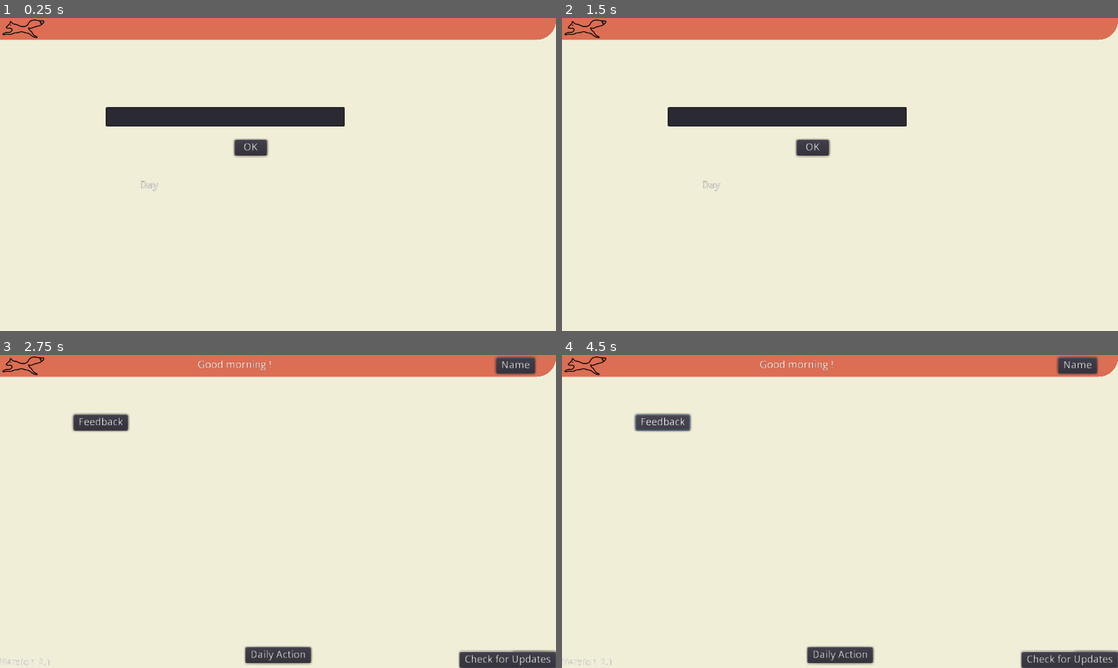
Above: before the commit, frames 1-4 (two rows, left to right).
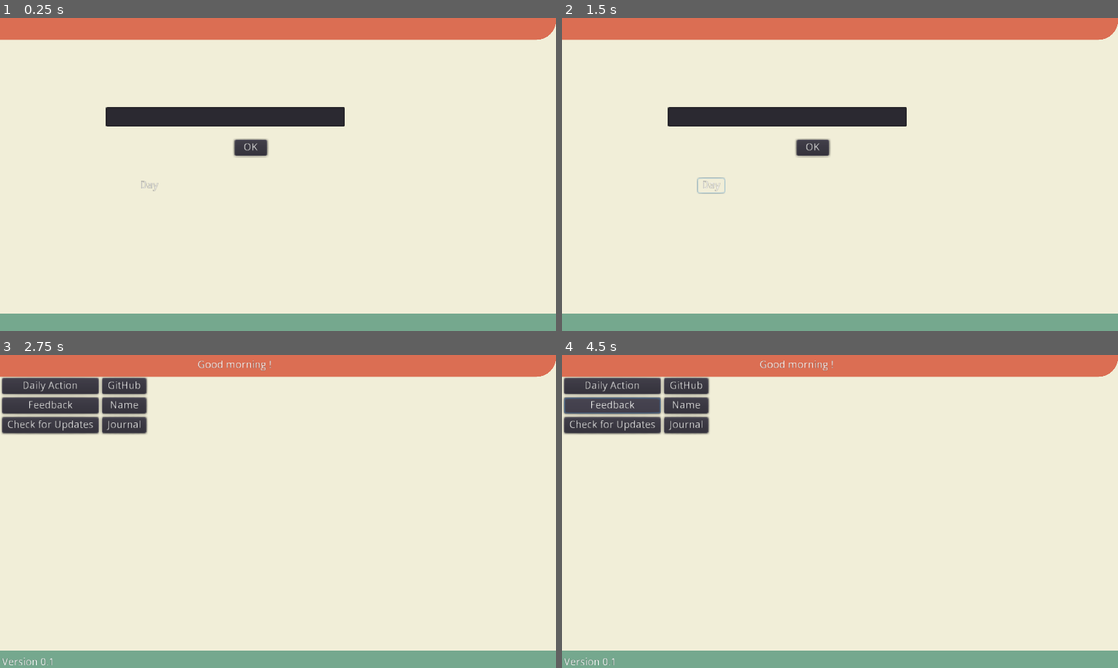
Above: after the commit, the same moments.

Repository: hobbesjaap/wellbeingapp
Game: Godot game, scene res://start_screen.tscn
The game is run twice, just before and just after one commit, with the same random seed, the same clock (stepped at 60 frames per second) and the same inputs.
Inputs:
- Up to frame 1 (0.25 s): no input
- Up to frame 2 (1.5 s): click "Day" at 0.5 s; click "OK" at 1.25 s
- Up to frame 3 (2.75 s): click "OK" at 2 s
- Up to frame 4 (4.5 s): click "Daily Action" at 2.75 s; click "GitHub" at 3.5 s; click "Feedback" at 4.25 s

The runs differ from the first frame. In frame 1, 5.7% of the frame differs, in the area x 0-100%, y 0-100%; in frame 2, 5.7%; in frame 3, 11%; in frame 4, 11%.
Error before the commit: Invalid operands 'Nil' and 'int' in operator '>'. (res://start_menu.gd:24)

Commit message:
refactoring node control into separate script + cleared out warnings and errors

Diff:
--- a/godot/button_email_feedback.gd
+++ b/godot/button_email_feedback.gd
@@ -18,4 +18,4 @@
 
 func _on_button_email_feedback_pressed():
 # warning-ignore:return_value_discarded
-	OS.shell_open("mailto:feedback@jaapmarsman.com")
+	var _error = OS.shell_open("mailto:feedback@jaapmarsman.com")
--- a/godot/button_name.gd
+++ b/godot/button_name.gd
@@ -5,9 +5,8 @@
 
 # referencing nodes for menu switching
 
-onready var start_menu = get_node("/root/main_screen/start_menu")
-onready var user_details = get_node("/root/main_screen/user_details")
-
+onready var node_variables = get_node("/root/NodeVariables")
+onready var ui_control = get_node("/root/UiControl")
 
 # Called when the node enters the scene tree for the first time.
 func _ready():
@@ -21,5 +20,4 @@
 # makes the start menu disappear and the user menu appear
 
 func _on_button_name_pressed():
-	start_menu.visible = false
-	user_details.visible = true
+	ui_control.show_user_menu()
--- a/godot/button_open_github.gd
+++ b/godot/button_open_github.gd
@@ -4,7 +4,6 @@
 # Declare member variables here. Examples:
 # var a = 2
 # var b = "text"
-
 
 # Called when the node enters the scene tree for the first time.
 #func _ready():
@@ -16,4 +15,4 @@
 
 
 func _on_button_open_github_pressed():
-	OS.shell_open("https://github.com/hobbesjaap/wellbeingapp")
+	var _error = OS.shell_open("https://github.com/hobbesjaap/wellbeingapp")
--- a/godot/button_user_save.gd
+++ b/godot/button_user_save.gd
@@ -2,11 +2,9 @@
 
 var config = ConfigFile.new()
 
+onready var node_variables = get_node("/root/NodeVariables")
+onready var user_info = get_node("/root/UserValues")
 onready var user_name = get_node("%textbox_user_name")
-onready var user_info = get_node("/root/UserValues")
-onready var main_screen = get_node("/root/main_screen")
-onready var start_menu = get_node("/root/main_screen/start_menu")
-onready var user_menu = get_node("/root/main_screen/user_details")
 
 # Called when the node enters the scene tree for the first time.
 func _ready():
@@ -35,9 +33,9 @@
 
 	config.save("user://user.ini")
 
-	main_screen.visible = true
-	start_menu.visible = true
-	user_menu.visible = false
+	node_variables.main_screen.visible = true
+	node_variables.start_menu.visible = true
+	node_variables.user_menu.visible = false
 
 # Need to do a "This thing can't be empty" code
 # Most likely here. A if .text = null, then,
--- a/godot/main_screen.gd
+++ b/godot/main_screen.gd
@@ -1,8 +1,8 @@
 extends CanvasLayer
 
+
+onready var node_variables = get_node("/root/NodeVariables")
 onready var ui_control = get_node("/root/UiControl")
-onready var user_name = get_node("%textbox_user_name")
-
 onready var user_info = get_node("/root/UserValues")
 
 var config = ConfigFile.new()
@@ -23,7 +23,7 @@
 
 	# define variables from ini file
 		user_info.user_first_name = config.get_value("User", "user_name")
-		user_name.text = user_info.user_first_name
+		node_variables.user_name.text = user_info.user_first_name
 
 # Iterate over all sections.
 #	for player in config.get_sections():
--- /dev/null
+++ b/godot/node_variables.gd
@@ -0,0 +1,17 @@
+extends Node
+
+
+onready var main_screen = get_node("/root/main_screen")
+onready var start_menu = get_node("/root/main_screen/UI/top_container/menus_container/start_menu")
+onready var user_menu = get_node("/root/main_screen/UI/top_container/menus_container/user_details")
+onready var user_name = get_node("/root/main_screen/UI/top_container/menus_container/user_details/textbox_user_name")
+
+
+# Called when the node enters the scene tree for the first time.
+func _ready():
+	pass # Replace with function body.
+
+
+# Called every frame. 'delta' is the elapsed time since the previous frame.
+#func _process(delta):
+#	pass
--- a/godot/project.godot
+++ b/godot/project.godot
@@ -20,6 +20,7 @@
 UserValues="*res://user_values.gd"
 ProgramValues="*res://program_values.gd"
 UiControl="*res://ui_control.gd"
+NodeVariables="*res://node_variables.gd"
 
 [display]
 
@@ -27,7 +28,7 @@
 window/size/height=720
 window/energy_saving/keep_screen_on=false
 window/stretch/mode="2d"
-window/stretch/aspect="keep_height"
+window/stretch/aspect="expand"
 
 [gui]
 
--- a/godot/start_menu.gd
+++ b/godot/start_menu.gd
@@ -6,7 +6,7 @@
 
 
 func _ready():
-	$HTTPRequest.connect("request_completed", self, "_on_request_completed")
+#	$HTTPRequest.connect("request_completed", self, "_on_request_completed")
 	$version_label.text = str(program_info.current_version)
 
 
@@ -18,7 +18,7 @@
 	$HTTPRequest.request("https://raw.githubusercontent.com/hobbesjaap/wellbeingapp/main/version_info.csv")
 
 
-func _on_HTTPRequest_request_completed(result, response_code, headers, body):
+func _on_HTTPRequest_request_completed(_result, _response_code, _headers, body):
 	var json = JSON.parse(body.get_string_from_utf8())
 	program_info.web_release_version = json.result
 	if program_info.web_release_version > program_info.release_version:
--- /dev/null
+++ b/godot/start_menu.tscn
@@ -0,0 +1,102 @@
+[gd_scene load_steps=5 format=2]
+
+[ext_resource path="res://start_menu.gd" type="Script" id=1]
+[ext_resource path="res://button_name.gd" type="Script" id=2]
+[ext_resource path="res://button_email_feedback.gd" type="Script" id=3]
+[ext_resource path="res://button_open_github.gd" type="Script" id=4]
+
+[node name="start_menu" type="CanvasLayer"]
+script = ExtResource( 1 )
+
+[node name="MarginContainer" type="MarginContainer" parent="."]
+anchor_right = 1.0
+anchor_bottom = 1.0
+margin_left = 5.0
+margin_top = 53.0
+margin_right = -943.0
+margin_bottom = -540.0
+
+[node name="GridContainer" type="GridContainer" parent="MarginContainer"]
+margin_right = 332.0
+margin_bottom = 127.0
+columns = 2
+
+[node name="button_daily_action" type="Button" parent="MarginContainer/GridContainer"]
+margin_right = 222.0
+margin_bottom = 37.0
+size_flags_horizontal = 3
+size_flags_vertical = 3
+text = "Daily Action"
+
+[node name="button_open_github" type="Button" parent="MarginContainer/GridContainer"]
+margin_left = 230.0
+margin_right = 332.0
+margin_bottom = 37.0
+size_flags_horizontal = 3
+size_flags_vertical = 3
+text = "GitHub"
+script = ExtResource( 4 )
+
+[node name="button_email_feedback" type="Button" parent="MarginContainer/GridContainer"]
+margin_top = 45.0
+margin_right = 222.0
+margin_bottom = 82.0
+size_flags_horizontal = 3
+size_flags_vertical = 3
+text = "Feedback"
+script = ExtResource( 3 )
+
+[node name="button_name" type="Button" parent="MarginContainer/GridContainer"]
+margin_left = 230.0
+margin_top = 45.0
+margin_right = 332.0
+margin_bottom = 82.0
+size_flags_horizontal = 3
+size_flags_vertical = 3
+text = "Name"
+script = ExtResource( 2 )
+
+[node name="button_update_check" type="Button" parent="MarginContainer/GridContainer"]
+margin_top = 90.0
+margin_right = 222.0
+margin_bottom = 127.0
+size_flags_horizontal = 3
+size_flags_vertical = 3
+text = "Check for Updates"
+
+[node name="button_journal" type="Button" parent="MarginContainer/GridContainer"]
+margin_left = 230.0
+margin_top = 90.0
+margin_right = 332.0
+margin_bottom = 127.0
+size_flags_horizontal = 3
+size_flags_vertical = 3
+text = "Journal"
+
+[node name="welcome_title" type="RichTextLabel" parent="."]
+anchor_left = 0.5
+anchor_right = 0.5
+margin_left = -185.0
+margin_top = 11.0
+margin_right = 185.0
+margin_bottom = 42.0
+text = "Good morning, Jaap!
+"
+scroll_active = false
+
+[node name="HTTPRequest" type="HTTPRequest" parent="."]
+
+[node name="version_label" type="Label" parent="."]
+anchor_top = 1.0
+anchor_bottom = 1.0
+margin_left = 5.0
+margin_top = -25.0
+margin_right = 1280.0
+margin_bottom = 5.0
+text = "Version"
+
+[connection signal="pressed" from="MarginContainer/GridContainer/button_open_github" to="MarginContainer/GridContainer/button_open_github" method="_on_button_open_github_pressed"]
+[connection signal="pressed" from="MarginContainer/GridContainer/button_email_feedback" to="MarginContainer/GridContainer/button_email_feedback" method="_on_button_email_feedback_pressed"]
+[connection signal="pressed" from="MarginContainer/GridContainer/button_name" to="MarginContainer/GridContainer/button_name" method="_on_button_name_pressed"]
+[connection signal="pressed" from="MarginContainer/GridContainer/button_update_check" to="." method="_on_button_update_check_pressed"]
+[connection signal="request_completed" from="HTTPRequest" to="." method="_on_HTTPRequest_request_completed"]
--- a/godot/start_screen.tscn
+++ b/godot/start_screen.tscn
@@ -1,16 +1,15 @@
-[gd_scene load_steps=9 format=2]
+[gd_scene load_steps=6 format=2]
 
 [ext_resource path="res://main_screen.gd" type="Script" id=1]
-[ext_resource path="res://button_open_github.gd" type="Script" id=2]
-[ext_resource path="res://button_email_feedback.gd" type="Script" id=3]
-[ext_resource path="res://start_menu.gd" type="Script" id=4]
-[ext_resource path="res://button_name.gd" type="Script" id=5]
-[ext_resource path="res://button_user_save.gd" type="Script" id=6]
-[ext_resource path="res://icons/noun-running-fox-4332379.svg" type="Texture" id=7]
+[ext_resource path="res://user_details.tscn" type="PackedScene" id=2]
+[ext_resource path="res://start_menu.tscn" type="PackedScene" id=3]
 
 [sub_resource type="StyleBoxFlat" id=1]
 bg_color = Color( 0.862745, 0.435294, 0.329412, 1 )
 corner_radius_bottom_right = 45
+
+[sub_resource type="StyleBoxFlat" id=2]
+bg_color = Color( 0.462745, 0.662745, 0.560784, 1 )
 
 [node name="main_screen" type="CanvasLayer"]
 script = ExtResource( 1 )
@@ -22,121 +21,27 @@
 anchor_bottom = 1.0
 color = Color( 0.94902, 0.937255, 0.85098, 1 )
 
-[node name="top_container" type="VBoxContainer" parent="UI"]
-anchor_right = 1.0
-anchor_bottom = 1.0
-
-[node name="top_bar" type="Panel" parent="UI/top_container"]
+[node name="top_bar" type="Panel" parent="UI"]
 margin_right = 1280.0
 margin_bottom = 50.0
 rect_min_size = Vector2( 0, 50 )
 custom_styles/panel = SubResource( 1 )
 
-[node name="Noun-running-fox-4332380" type="Sprite" parent="UI/top_container"]
-position = Vector2( 54, 25 )
-texture = ExtResource( 7 )
-
-[node name="start_menu" type="CanvasLayer" parent="."]
-script = ExtResource( 4 )
-
-[node name="button_daily_action" type="Button" parent="start_menu"]
-anchor_left = 0.5
-anchor_top = 1.0
-anchor_right = 0.5
-anchor_bottom = 1.0
-margin_left = -75.5
-margin_top = -48.0
-margin_right = 75.5
-margin_bottom = -11.0
-text = "Daily Action"
-
-[node name="welcome_title" type="RichTextLabel" parent="start_menu"]
-anchor_left = 0.5
-anchor_right = 0.5
-margin_left = -185.0
-margin_top = 11.0
-margin_right = 185.0
-margin_bottom = 42.0
-text = "Good morning, Jaap!
-"
-scroll_active = false
-
-[node name="button_open_github" type="Button" parent="start_menu"]
-anchor_left = 1.0
-anchor_top = 1.0
+[node name="top_container" type="VBoxContainer" parent="UI"]
 anchor_right = 1.0
 anchor_bottom = 1.0
-margin_left = -100.0
-margin_top = -37.0
-text = "GitHub"
-script = ExtResource( 2 )
+margin_top = 52.0
+margin_bottom = -41.0
 
-[node name="button_email_feedback" type="Button" parent="start_menu"]
-margin_left = 169.0
-margin_top = 137.0
-margin_right = 241.0
-margin_bottom = 157.0
-text = "Feedback"
-script = ExtResource( 3 )
+[node name="menus_container" type="VBoxContainer" parent="UI/top_container"]
+margin_right = 1280.0
 
-[node name="button_name" type="Button" parent="start_menu"]
-anchor_left = 1.0
-anchor_right = 1.0
-margin_left = -138.0
-margin_top = 6.0
-margin_right = -48.0
-margin_bottom = 43.0
-text = "Name"
-script = ExtResource( 5 )
+[node name="start_menu" parent="UI/top_container/menus_container" instance=ExtResource( 3 )]
 
-[node name="HTTPRequest" type="HTTPRequest" parent="start_menu"]
+[node name="user_details" parent="UI/top_container/menus_container" instance=ExtResource( 2 )]
 
-[node name="button_update_check" type="Button" parent="start_menu"]
-anchor_left = 1.0
-anchor_top = 1.0
-anchor_right = 1.0
-anchor_bottom = 1.0
-margin_left = -222.0
-margin_top = -37.0
-text = "Check for Updates"
-
-[node name="version_label" type="Label" parent="start_menu"]
-anchor_top = 1.0
-anchor_bottom = 1.0
-margin_top = -25.0
-margin_right = 82.0
-text = "Version"
-
-[node name="user_details" type="CanvasLayer" parent="."]
-visible = false
-
-[node name="button_user_save" type="Button" parent="user_details"]
-margin_left = 540.0
-margin_top = 280.0
-margin_right = 615.0
-margin_bottom = 317.0
-text = "OK"
-script = ExtResource( 6 )
-
-[node name="textbox_user_name" type="LineEdit" parent="user_details"]
-unique_name_in_owner = true
-margin_left = 244.0
-margin_top = 205.0
-margin_right = 794.0
-margin_bottom = 250.0
-caret_blink = true
-caret_blink_speed = 0.5
-
-[node name="button_birth_day" type="MenuButton" parent="user_details"]
-margin_left = 311.0
-margin_top = 367.0
-margin_right = 376.0
-margin_bottom = 404.0
-text = "Day"
-
-[connection signal="pressed" from="start_menu/button_open_github" to="start_menu/button_open_github" method="_on_button_open_github_pressed"]
-[connection signal="pressed" from="start_menu/button_email_feedback" to="start_menu/button_email_feedback" method="_on_button_email_feedback_pressed"]
-[connection signal="pressed" from="start_menu/button_name" to="start_menu/button_name" method="_on_button_name_pressed"]
-[connection signal="request_completed" from="start_menu/HTTPRequest" to="start_menu" method="_on_HTTPRequest_request_completed"]
-[connection signal="pressed" from="start_menu/button_update_check" to="start_menu" method="_on_button_update_check_pressed"]
-[connection signal="pressed" from="user_details/button_user_save" to="user_details/button_user_save" method="_on_button_user_save_pressed"]
+[node name="bottom_bar" type="Panel" parent="UI"]
+margin_top = 680.0
+margin_right = 1280.0
+margin_bottom = 720.0
+custom_styles/panel = SubResource( 2 )
--- a/godot/ui_control.gd
+++ b/godot/ui_control.gd
@@ -1,23 +1,21 @@
 extends Node
 
 
-onready var main_screen = get_node("/root/main_screen")
-onready var start_menu = get_node("/root/main_screen/start_menu")
-onready var user_menu = get_node("/root/main_screen/user_details")
+onready var node_variables = get_node("/root/NodeVariables")
 
 # Called when the node enters the scene tree for the first time.
 func _ready():
 	pass # Replace with function body.
 
 func show_start_menu():
-	main_screen.visible = true
-	start_menu.visible = true
-	user_menu.visible = false
+	node_variables.main_screen.visible = true
+	node_variables.start_menu.visible = true
+	node_variables.user_menu.visible = false
 
 func show_user_menu():
-	main_screen.visible = true
-	start_menu.visible = false
-	user_menu.visible = true
+	node_variables.main_screen.visible = true
+	node_variables.start_menu.visible = false
+	node_variables.user_menu.visible = true
 
 # Called every frame. 'delta' is the elapsed time since the previous frame.
 #func _process(delta):
--- /dev/null
+++ b/godot/user_details.tscn
@@ -0,0 +1,32 @@
+[gd_scene load_steps=2 format=2]
+
+[ext_resource path="res://button_user_save.gd" type="Script" id=1]
+
+[node name="user_details" type="CanvasLayer"]
+
+[node name="button_user_save" type="Button" parent="."]
+margin_left = 540.0
+margin_top = 280.0
+margin_right = 615.0
+margin_bottom = 317.0
+text = "OK"
+script = ExtResource( 1 )
+
+[node name="textbox_user_name" type="LineEdit" parent="."]
+unique_name_in_owner = true
+margin_left = 244.0
+margin_top = 205.0
+margin_right = 794.0
+margin_bottom = 250.0
+caret_blink = true
+caret_blink_speed = 0.5
+
+[node name="button_birth_day" type="MenuButton" parent="."]
+margin_left = 311.0
+margin_top = 367.0
+margin_right = 376.0
+margin_bottom = 404.0
+focus_mode = 2
+text = "Day"
+
+[connection signal="pressed" from="button_user_save" to="button_user_save" method="_on_button_user_save_pressed"]
